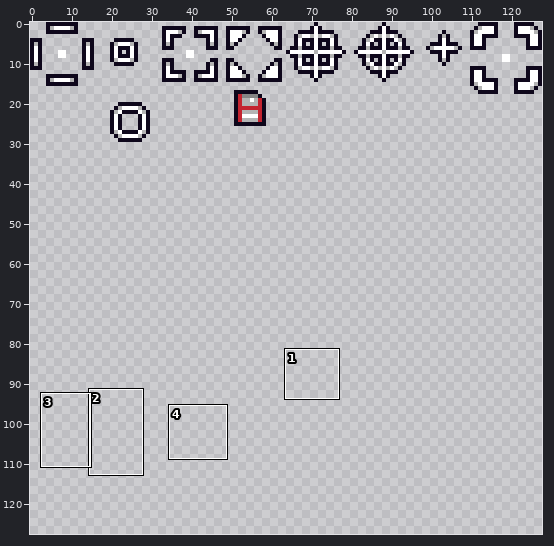
Pixel-art file -- BurningKnight/Content/Animations/ui.ase. Above: a wide view before the commit, with the close-up outlined.
Close-up. Before the edit:
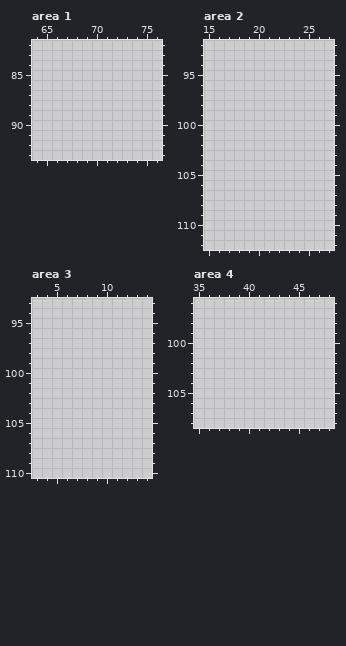
128x128 pixels, 1 frame. Shown: area 1: x 64..76, y 82..93; area 2: x 15..27, y 92..112; area 3: x 3..14, y 93..110; area 4: x 35..48, y 96..108. The commit also changed other parts of the picture, which this record leaves out.
After:
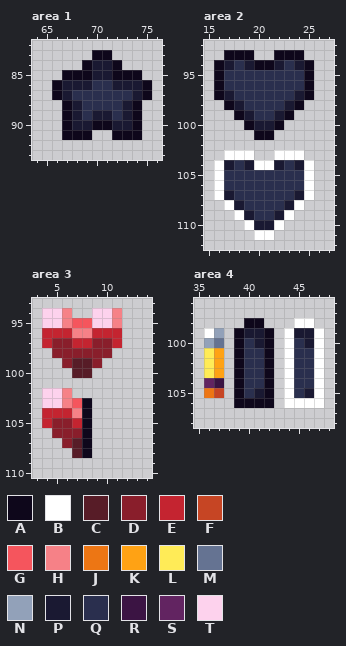
Palette (. is transparent): A #0e071b  B #ffffff  C #571c27  D #891e2b  E #c42430  F #c64524  G #f5555d  H #f68187  J #ed7614  K #ffa214  L #ffeb57  M #657392  N #92a1b9  P #1a1932  Q #2a2f4e  R #3b1443  S #622461  T #fdd2ed
Change:
Area 1:
y 83: x 70..71 .. -> AA
y 84: x 69..72 .... -> APPA
y 85: x 67..74 ........ -> AAAPPAAA
y 86: x 66..75 .......... -> APPPQQPPPA
y 87: x 66..75 .......... -> APQQQQQQPA
y 88: x 67..74 ........ -> APQQQQPA
y 89: x 67..74 ........ -> APQPPQPA
y 90: x 67..74 ........ -> APPAAPPA
y 91: x 67..69 ... -> AAA; x 72..74 ... -> AAA
Area 2:
y 93: x 17..19 ... -> AAA; x 22..24 ... -> AAA
y 94: x 16..25 .......... -> APQPAAPQPA
y 95..96: x 16..25 .......... -> AQQQQQQQQA
y 97: x 16..25 .......... -> APQQQQQQPA
y 98: x 17..24 ........ -> APQQQQPA
y 99: x 18..23 ...... -> APQQPA
y 100: x 19..22 .... -> APPA
y 101: x 20..21 .. -> AA
y 103: x 17..19 ... -> BBB; x 22..24 ... -> BBB
y 104: x 16..25 .......... -> BPQPBBPQPB
y 105..106: x 16..25 .......... -> BQQQQQQQQB
y 107: x 16..25 .......... -> BPQQQQQQPB
y 108: x 17..24 ........ -> BPQQQQPB
y 109: x 18..23 ...... -> BPQQPB
y 110: x 19..22 .... -> BPPB
y 111: x 20..21 .. -> BB
Area 3:
y 94: x 4..6 ... -> TTH; x 9..11 ... -> TTH
y 95: x 4..11 ........ -> TTHGGTTH
y 96: x 4..11 ........ -> EEEHHEEE
y 97: x 4..11 ........ -> EDDEEDDE
y 98: x 5..10 ...... -> DDDDDD
y 99: x 6..9 .... -> DCCD
y 100: x 7..8 .. -> CC
y 102: x 4..6 ... -> TTH
y 103: x 4..8 ..... -> TTHGA
y 104: x 4..8 ..... -> EEEHA
y 105: x 4..8 ..... -> EDDEA
y 106: x 5..8 .... -> DDDA
y 107: x 6..8 ... -> DCA
y 108: x 7..8 .. -> CA
Area 4:
y 98: x 40..41 .. -> AA; x 45..46 .. -> BB
y 99: x 36..37 .. -> BN; x 39..42 .... -> APPA; x 44..47 .... -> BPPB
y 100: x 36..37 .. -> NM; x 39..42 .... -> AQPA; x 44..47 .... -> BQPB
y 101..103: x 36..37 .. -> LK; x 39..42 .... -> AQQA; x 44..47 .... -> BQQB
y 104: x 36..37 .. -> SR; x 39..42 .... -> AQQA; x 44..47 .... -> BQQB
y 105: x 36..37 .. -> JF; x 39..42 .... -> AQPA; x 44..47 .... -> BQPB
y 106: x 39..42 .... -> AAAA; x 44..47 .... -> BBBB
Changed places in both close-ups, as pixel boxes (x1, y1, x2, y2):
added: (52, 50, 152, 140)
added: (214, 50, 314, 240)
added: (42, 308, 122, 458)
added: (204, 318, 324, 408)
